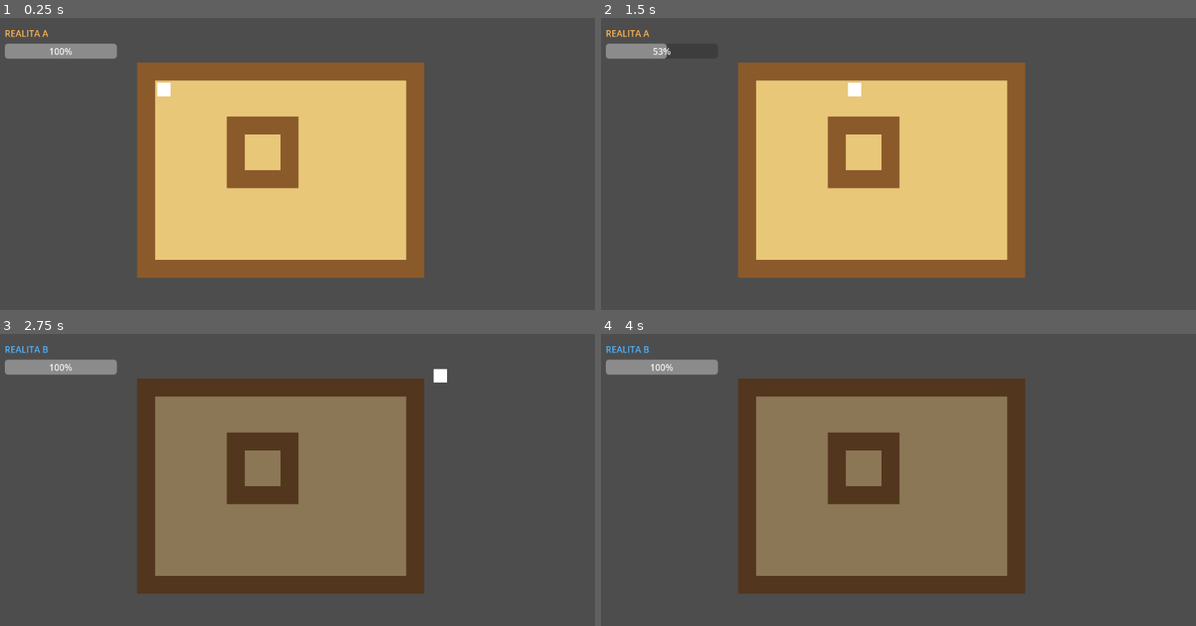
Above: before the commit, frames 1-4 (two rows, left to right).
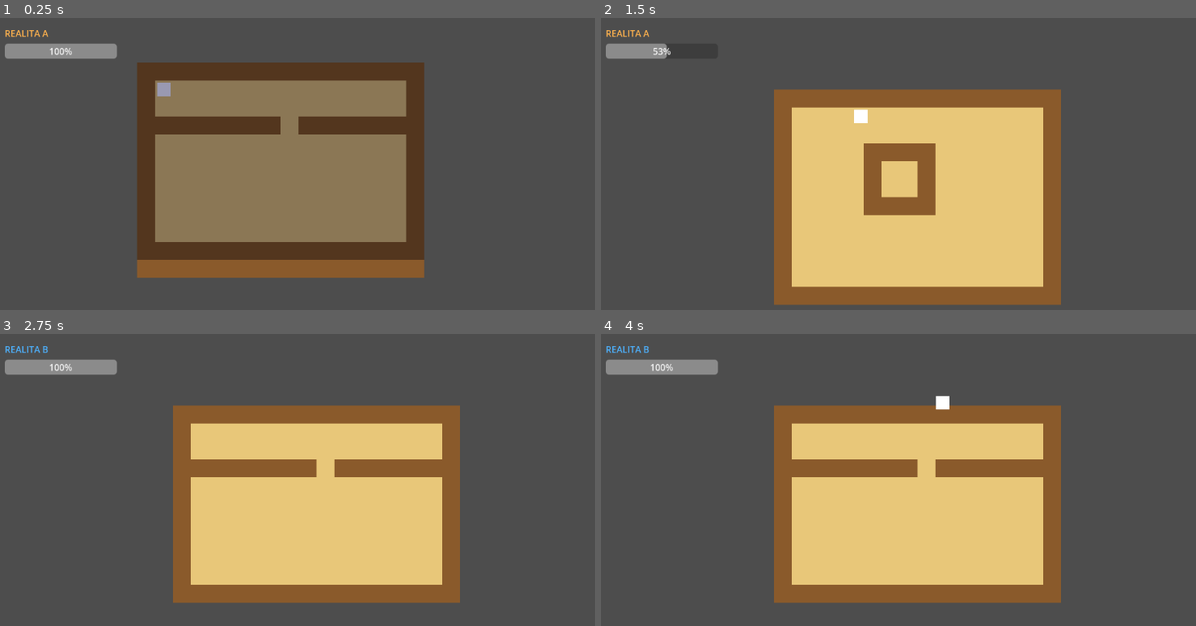
Above: after the commit, the same moments.

Repository: Valonekiil/gen-ai
Game: Godot game, scene res://levels/Level01.tscn
Same seed, same stepped clock (60 frames per second), same inputs: the game is played once before the commit and once after it. This scene is started directly instead of the project's main scene.
Inputs (mouse positions are in pixels of both pictures, inside the frame that each line leads up to):
- Up to frame 1 (0.25 s): no input
- Up to frame 2 (1.5 s): tap Enter at 0.5 s; move the mouse to (1059, 178) at 0.52 s; hold D (move_right) from 0.53 s (still down); tap Tab at 0.6 s; click (1059, 178) at 0.67 s; tap W (move_up) at 0.77 s; move the mouse to (785, 216) at 1.27 s; tap Q at 1.35 s
- Up to frame 3 (2.75 s): tap W (move_up) at 1.52 s; move the mouse to (380, 433) at 2.02 s; release D (move_right) at 2.03 s; hold A (move_left) from 2.03 s (still down); tap Tab at 2.1 s
- Up to frame 4 (4 s): move the mouse to (886, 585) at 2.77 s; release A (move_left) at 2.78 s; hold D (move_right) from 2.78 s (still down); tap Q at 2.85 s; click (886, 585) at 2.92 s; tap W (move_up) at 3.02, 3.77 s; move the mouse to (1112, 567) at 3.52 s; tap Tab at 3.6 s

The runs differ from the first frame. In frame 1, 33% of the frame differs, in the area x 23-72%, y 15-83%; in frame 2, 29%; in frame 3, 41%, in the area x 23-78%, y 11-92%; in frame 4, 41%.

Commit message:
75%

Diff:
--- a/core/CameraDirector.gd
+++ b/core/CameraDirector.gd
@@ -23,7 +23,12 @@
 		pip_camera.limit_top = inactive_camera.limit_top
 		pip_camera.limit_bottom = inactive_camera.limit_bottom
 		pip_camera.zoom = inactive_camera.zoom
-		pip_camera.make_current()  # untuk SubViewport
+
+	# Set custom camera untuk SubViewport agar PiP tampil
+	var sub_viewport := get_node_or_null("../UI/PiPViewport/SubViewport")
+	if sub_viewport and pip_camera:
+		sub_viewport.use_custom_camera = true
+		sub_viewport.custom_camera = pip_camera
 
 
 func _get_inactive_camera(new_active: String) -> Camera2D:
--- a/levels/Level01.gd
+++ b/levels/Level01.gd
@@ -38,6 +38,11 @@
 	"################",
 ]
 
+@onready var reality_a: Node2D = $RealityA
+@onready var reality_b: Node2D = $RealityB
+@onready var character_a_node: CharacterBody2D = $RealityA/CharacterA
+@onready var character_b_node: CharacterBody2D = $RealityB/CharacterB
+
 func _ready() -> void:
 	var tileset := _create_tileset()
 
@@ -51,8 +56,8 @@
 
 	# Wiring @export references untuk RealityManager, CameraDirector, UIDirector
 	var reality_manager := get_node("RealityManager")
-	reality_manager.character_a = get_node("CharacterA")
-	reality_manager.character_b = get_node("CharacterB")
+	reality_manager.character_a = character_a_node
+	reality_manager.character_b = character_b_node
 	reality_manager.camera_a = get_node("RealityA/CameraA")
 	reality_manager.camera_b = get_node("RealityB/CameraB")
 
@@ -64,8 +69,8 @@
 	var ui_director := get_node("UIDirector")
 	ui_director.reality_label = get_node("UI/RealityIndicator")
 	ui_director.cooldown_bar = get_node("UI/SwitchCooldownBar")
-	ui_director.reality_a_root = get_node("RealityA")
-	ui_director.reality_b_root = get_node("RealityB")
+	ui_director.reality_a_root = reality_a
+	ui_director.reality_b_root = reality_b
 	ui_director.reality_manager = reality_manager
 	ui_director._update_ui("A")
 
@@ -75,6 +80,43 @@
 	plate_node.link_id = "plate_1a"
 	plate_node.position = Vector2(272, 240)
 	get_node("RealityA").add_child(plate_node)
+
+	# Connect switch handler
+	var sb := get_node_or_null("/root/SignalBus")
+	if sb:
+		sb.character_switched.connect(_on_character_switched)
+
+func _on_character_switched(new_active: String, _previous: String) -> void:
+	var a_active := new_active == "A"
+
+	# Toggle visibility reality
+	reality_a.visible = a_active
+	reality_b.visible = not a_active
+
+	# Toggle visibility karakter sesuai reality aktif
+	character_a_node.visible = a_active
+	character_b_node.visible = not a_active
+
+	# Switch kamera utama ke reality yang aktif
+	var cam_a := get_node_or_null("RealityA/CameraA")
+	var cam_b := get_node_or_null("RealityB/CameraB")
+	if a_active and cam_a:
+		cam_a.make_current()
+	elif not a_active and cam_b:
+		cam_b.make_current()
+
+	# Pindahkan karakter aktif ke spawn posisi reality tersebut
+	var active_char := _get_active_char(new_active)
+	if active_char:
+		var spawn_node := get_node_or_null("Reality" + new_active + "/Spawn" + new_active)
+		if spawn_node:
+			active_char.global_position = spawn_node.global_position
+		active_char.velocity = Vector2.ZERO
+
+func _get_active_char(reality: String) -> CharacterBody2D:
+	if reality == "A":
+		return character_a_node
+	return character_b_node
 
 func _create_tileset() -> TileSet:
 	var tileset := TileSet.new()
--- a/levels/Level01.tscn
+++ b/levels/Level01.tscn
@@ -9,14 +9,24 @@
 [node name="Level01" type="Node2D"]
 script = ExtResource("1")
 
-[node name="RealityManager" type="Node" parent="."]
+[node name="RealityManager" type="Node" parent="." node_paths=PackedStringArray("camera_a", "camera_b")]
 script = ExtResource("2")
+camera_a = NodePath("../RealityA/CameraA")
+camera_b = NodePath("../RealityB/CameraB")
 
-[node name="CameraDirector" type="Node" parent="."]
+[node name="CameraDirector" type="Node" parent="." node_paths=PackedStringArray("pip_camera", "camera_a", "camera_b")]
 script = ExtResource("3")
+pip_camera = NodePath("../PiPViewport_SubViewport#PiPCamera")
+camera_a = NodePath("../RealityA/CameraA")
+camera_b = NodePath("../RealityB/CameraB")
 
-[node name="UIDirector" type="Node" parent="."]
+[node name="UIDirector" type="Node" parent="." node_paths=PackedStringArray("reality_label", "cooldown_bar", "reality_a_root", "reality_b_root", "reality_manager")]
 script = ExtResource("4")
+reality_label = NodePath("../UI/RealityIndicator")
+cooldown_bar = NodePath("../UI/SwitchCooldownBar")
+reality_a_root = NodePath("../RealityA")
+reality_b_root = NodePath("../RealityB")
+reality_manager = NodePath("../RealityManager")
 
 [node name="UI" type="CanvasLayer" parent="."]
 
@@ -75,38 +85,37 @@
 limit_right = 512
 limit_bottom = 384
 
+[node name="CharacterA" type="CharacterBody2D" parent="RealityA"]
+position = Vector2(48, 48)
+script = ExtResource("5")
+
 [node name="RealityB" type="Node2D" parent="."]
-position = Vector2(10000, 0)
 
 [node name="TerrainB" type="TileMapLayer" parent="RealityB"]
 
 [node name="SpawnB" type="Marker2D" parent="RealityB"]
-position = Vector2(10048, 48)
+position = Vector2(48, 48)
 
 [node name="SafeAnchorsB" type="Node2D" parent="RealityB"]
 
 [node name="AnchorB1" type="Marker2D" parent="RealityB/SafeAnchorsB"]
-position = Vector2(10048, 48)
+position = Vector2(48, 48)
 
 [node name="AnchorB2" type="Marker2D" parent="RealityB/SafeAnchorsB"]
-position = Vector2(10048, 464)
+position = Vector2(48, 464)
 
 [node name="ExitZoneB" type="Area2D" parent="RealityB"]
-position = Vector2(10464, 336)
+position = Vector2(464, 336)
 
 [node name="CameraB" type="Camera2D" parent="RealityB"]
-position = Vector2(10256, 192)
-limit_left = 10000
+position = Vector2(256, 192)
+limit_left = 0
 limit_top = 0
-limit_right = 10512
+limit_right = 512
 limit_bottom = 384
 
-[node name="CharacterA" type="CharacterBody2D" parent="."]
+[node name="CharacterB" type="CharacterBody2D" parent="RealityB"]
 position = Vector2(48, 48)
-script = ExtResource("5")
-
-[node name="CharacterB" type="CharacterBody2D" parent="."]
-position = Vector2(10048, 48)
 script = ExtResource("5")
 
 [node name="Links" type="Node" parent="."]
--- a/levels/Lvl_test.tscn
+++ b/levels/Lvl_test.tscn
@@ -1,8 +1,10 @@
-[gd_scene load_steps=9 format=4 uid="uid://bnck7ys42pp22"]
+[gd_scene load_steps=11 format=4 uid="uid://bnck7ys42pp22"]
 
 [ext_resource type="Texture2D" uid="uid://crfvuoehmoos0" path="res://Assets/Tileset.png" id="1_3fg5n"]
 [ext_resource type="Texture2D" uid="uid://cwsgnxmxqa4n4" path="res://icon.svg" id="2_8so51"]
+[ext_resource type="Script" uid="uid://1bxlqm3gntw7" path="res://core/CameraDirector.gd" id="3_53xmq"]
 [ext_resource type="Script" uid="uid://c7x421fmesvdt" path="res://levels/LvlTest.gd" id="3_lvtst"]
+[ext_resource type="Script" uid="uid://btm5oehp1nc3m" path="res://core/UIDirector.gd" id="4_1gsn7"]
 [ext_resource type="Script" uid="uid://dmn1mcwsvvfmi" path="res://characters/CharacterController.gd" id="4_char"]
 [ext_resource type="Script" uid="uid://e2neyto34nqq" path="res://core/RealityManager.gd" id="5_rm"]
 
@@ -33,6 +35,15 @@
 [node name="Level1" type="Node2D"]
 script = ExtResource("3_lvtst")
 
+[node name="RealityManager" type="Node" parent="."]
+script = ExtResource("5_rm")
+
+[node name="CameraDirector" type="Node" parent="."]
+script = ExtResource("3_53xmq")
+
+[node name="UIDirector" type="Node" parent="."]
+script = ExtResource("4_1gsn7")
+
 [node name="Spawn" type="Marker2D" parent="."]
 position = Vector2(-2267, 194)
 
@@ -59,9 +70,6 @@
 [node name="CollisionShape2D" type="CollisionShape2D" parent="Character"]
 shape = SubResource("RectangleShape2D_otyjw")
 
-[node name="RealityManager" type="Node" parent="."]
-script = ExtResource("5_rm")
-
 [node name="Camera2D" type="Camera2D" parent="."]
 position = Vector2(1412, 206)
 zoom = Vector2(0.1, 0.1)
